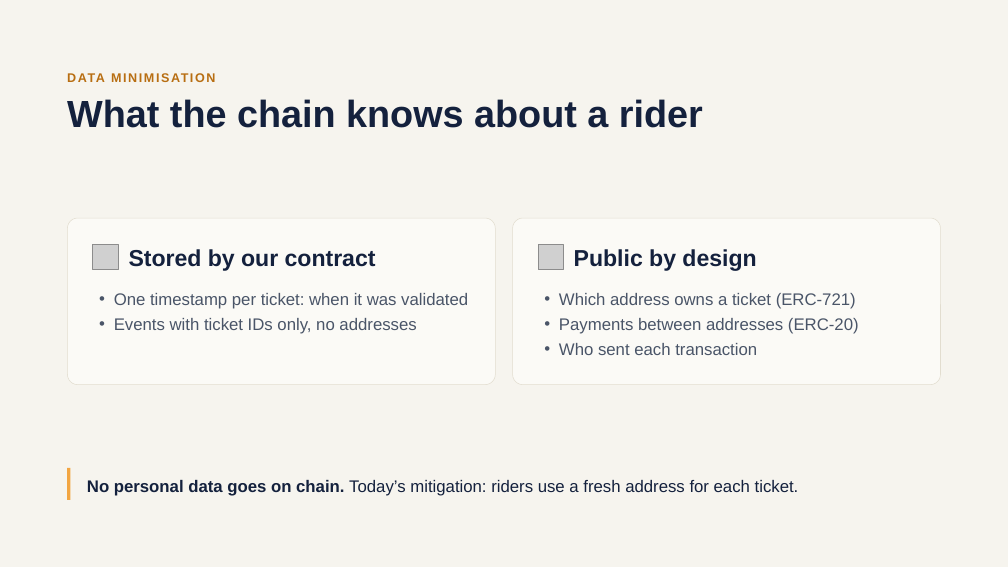
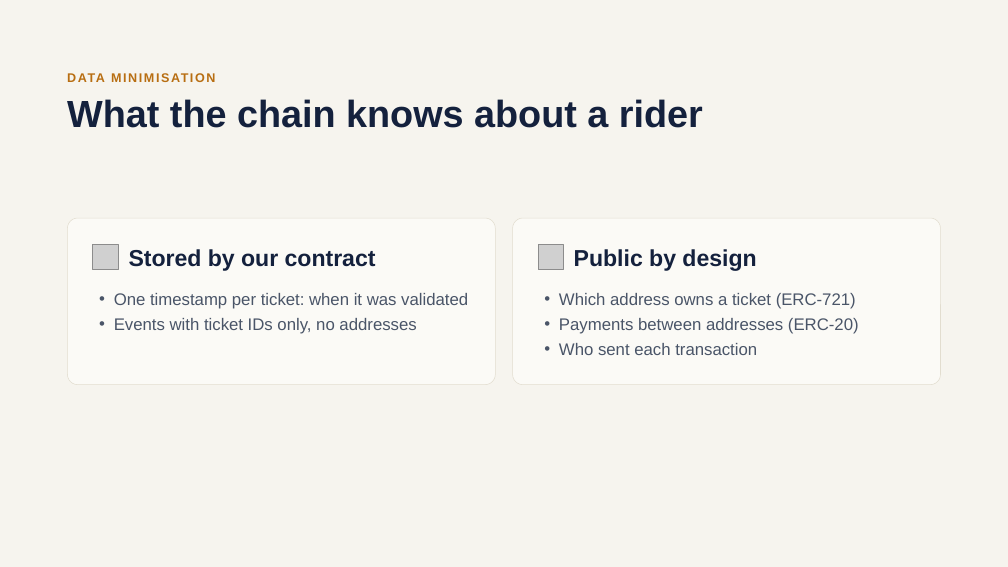
Before and after one commit to iv-sukhanov/bussito_salerno, a slide deck: slide 8 of presentation/Bussito_Salerno.pptx. Drawn at 1008x567 pixels with LibreOffice and Linux fonts; fonts in the diff are those of the drawing; grey boxes stand for pictures. Boxes give left, top, right and bottom in pixels: in the first picture for what was removed or moved away, otherwise in the second. Text is boxed around its words. In the diff, an @@ line names an element or a change of style, - is before the commit and + after.

```diff
--- a/presentation/Bussito_Salerno.pptx
+++ b/presentation/Bussito_Salerno.pptx
@@ line removed from (69, 468) to (69, 500) @@
@@ text removed at (87,480,799,496) @@
-No personal data goes on chain. Today’s mitigation: riders use a fresh address for each ticket.
```
Also in this commit, not shown: 1 other slide changed, 2 slides added, 7 other files.
